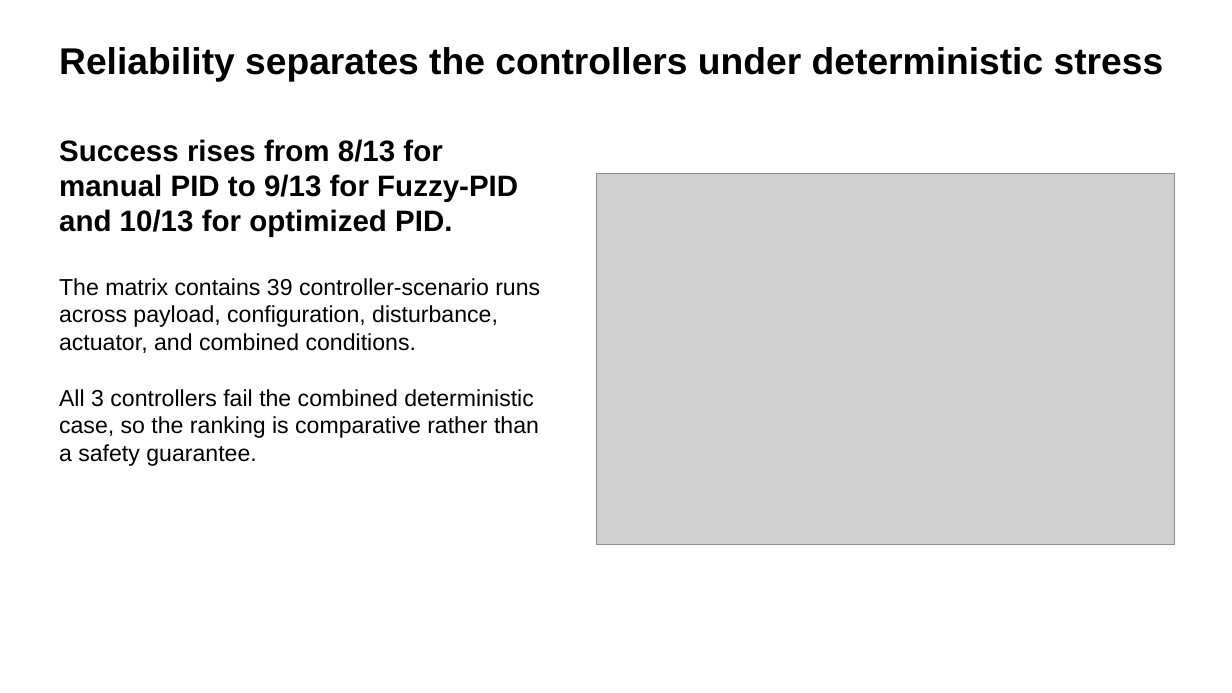
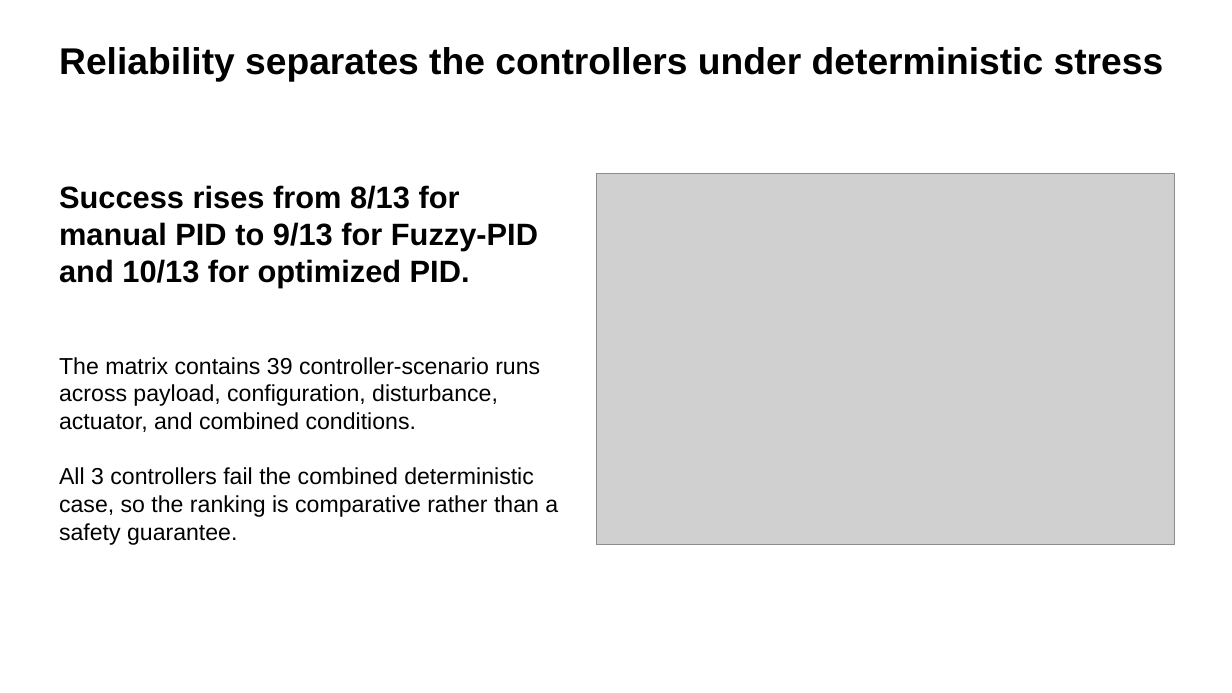
Before and after one commit to yzh423/PID-MATLAB, a slide deck: slide 5 of presentation/final_presentation.pptx. Drawn at 1232x693 pixels with LibreOffice and Linux fonts; fonts in the diff are those of the drawing; grey boxes stand for pictures. Boxes give left, top, right and bottom in pixels: in the first picture for what was removed or moved away, otherwise in the second. Text is boxed around its words. In the diff, an @@ line names an element or a change of style, - is before the commit and + after.

```diff
--- a/presentation/final_presentation.pptx
+++ b/presentation/final_presentation.pptx
@@ text "Success rises from 8/13 for ...": place and size @@
-text "Success rises from 8/13 for ..." at [59, 139, 518, 237]
+text "Success rises from 8/13 for ..." at [59, 185, 538, 288]
@@ text "Success rises from 8/13 for ..." at [59, 185, 538, 288]: size 23 to 24 pt @@
@@ text "The matrix contains 39 controller-scenario ..." rewrapped from [59, 278, 540, 466] to [59, 357, 558, 545] @@
```
Also in this commit, not shown: 5 other slides changed, 3 other files.
